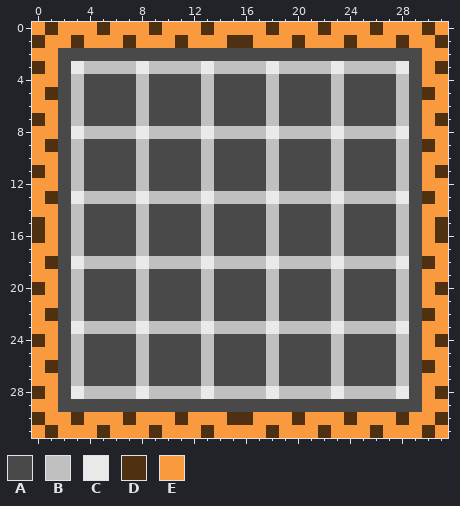
One commit to this pixel-art file: sprite_assets/resources/spr_mining_spot_needs_construction.aseprite. This is how it looked before the edit.
32x32 pixels, 1 frame.
Palette (. is transparent): A #49494a  B #c0c0c1  C #eaeaea  D #4f3112  E #f89a3d
New version:
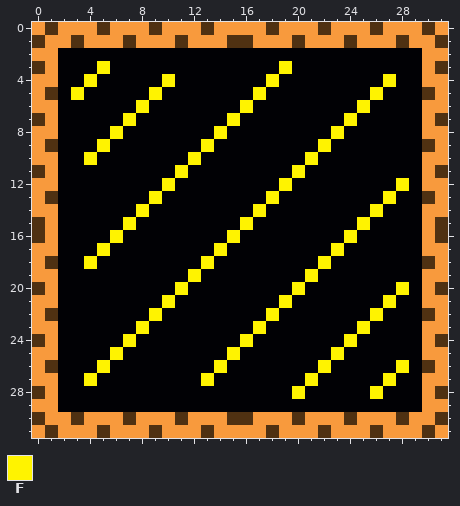
Colours new in this view: F #fff300
The commit says: Construction warning visual
Diff:
@@ palette @@
-A #49494a
+A #010105
--- layer "Layer 2"
@@ x 0..31 @@
  2 EEAAAAAAAAAAAAAAAAAAAAAAAAAAAAEE
- 3 DEACBBBBCBBBBCBBBBCBBBBCBBBBCAED
- 4 EEABAAAABAAAABAAAABAAAABAAAABAEE
- 5 EDABAAAABAAAABAAAABAAAABAAAABADE
- 6 EEABAAAABAAAABAAAABAAAABAAAABAEE
- 7 DEABAAAABAAAABAAAABAAAABAAAABAED
- 8 EEACBBBBCBBBBCBBBBCBBBBCBBBBCAEE
- 9 EDABAAAABAAAABAAAABAAAABAAAABADE
-10 EEABAAAABAAAABAAAABAAAABAAAABAEE
-11 DEABAAAABAAAABAAAABAAAABAAAABAED
-12 EEABAAAABAAAABAAAABAAAABAAAABAEE
-13 EDACBBBBCBBBBCBBBBCBBBBCBBBBCADE
-14 EEABAAAABAAAABAAAABAAAABAAAABAEE
-15 DEABAAAABAAAABAAAABAAAABAAAABAED
-16 DEABAAAABAAAABAAAABAAAABAAAABAED
-17 EEABAAAABAAAABAAAABAAAABAAAABAEE
-18 EDACBBBBCBBBBCBBBBCBBBBCBBBBCADE
-19 EEABAAAABAAAABAAAABAAAABAAAABAEE
-20 DEABAAAABAAAABAAAABAAAABAAAABAED
-21 EEABAAAABAAAABAAAABAAAABAAAABAEE
-22 EDABAAAABAAAABAAAABAAAABAAAABADE
-23 EEACBBBBCBBBBCBBBBCBBBBCBBBBCAEE
-24 DEABAAAABAAAABAAAABAAAABAAAABAED
-25 EEABAAAABAAAABAAAABAAAABAAAABAEE
-26 EDABAAAABAAAABAAAABAAAABAAAABADE
-27 EEABAAAABAAAABAAAABAAAABAAAABAEE
-28 DEACBBBBCBBBBCBBBBCBBBBCBBBBCAED
+ 3 DEAAAFAAAAAAAAAAAAAFAAAAAAAAAAED
+ 4 EEAAFAAAAAFAAAAAAAFAAAAAAAAFAAEE
+ 5 EDAFAAAAAFAAAAAAAFAAAAAAAAFAAADE
+ 6 EEAAAAAAFAAAAAAAFAAAAAAAAFAAAAEE
+ 7 DEAAAAAFAAAAAAAFAAAAAAAAFAAAAAED
+ 8 EEAAAAFAAAAAAAFAAAAAAAAFAAAAAAEE
+ 9 EDAAAFAAAAAAAFAAAAAAAAFAAAAAAADE
+10 EEAAFAAAAAAAFAAAAAAAAFAAAAAAAAEE
+11 DEAAAAAAAAAFAAAAAAAAFAAAAAAAAAED
+12 EEAAAAAAAAFAAAAAAAAFAAAAAAAAFAEE
+13 EDAAAAAAAFAAAAAAAAFAAAAAAAAFAADE
+14 EEAAAAAAFAAAAAAAAFAAAAAAAAFAAAEE
+15 DEAAAAAFAAAAAAAAFAAAAAAAAFAAAAED
+16 DEAAAAFAAAAAAAAFAAAAAAAAFAAAAAED
+17 EEAAAFAAAAAAAAFAAAAAAAAFAAAAAAEE
+18 EDAAFAAAAAAAAFAAAAAAAAFAAAAAAADE
+19 EEAAAAAAAAAAFAAAAAAAAFAAAAAAAAEE
+20 DEAAAAAAAAAFAAAAAAAAFAAAAAAAFAED
+21 EEAAAAAAAAFAAAAAAAAFAAAAAAAFAAEE
+22 EDAAAAAAAFAAAAAAAAFAAAAAAAFAAADE
+23 EEAAAAAAFAAAAAAAAFAAAAAAAFAAAAEE
+24 DEAAAAAFAAAAAAAAFAAAAAAAFAAAAAED
+25 EEAAAAFAAAAAAAAFAAAAAAAFAAAAAAEE
+26 EDAAAFAAAAAAAAFAAAAAAAFAAAAAFADE
+27 EEAAFAAAAAAAAFAAAAAAAFAAAAAFAAEE
+28 DEAAAAAAAAAAAAAAAAAAFAAAAAFAAAED
 29 EEAAAAAAAAAAAAAAAAAAAAAAAAAAAAEE
Boxes around the changes in both pictures, in picture pixels (x1, y1, x2, y2):
changed: (58, 48, 422, 412)
